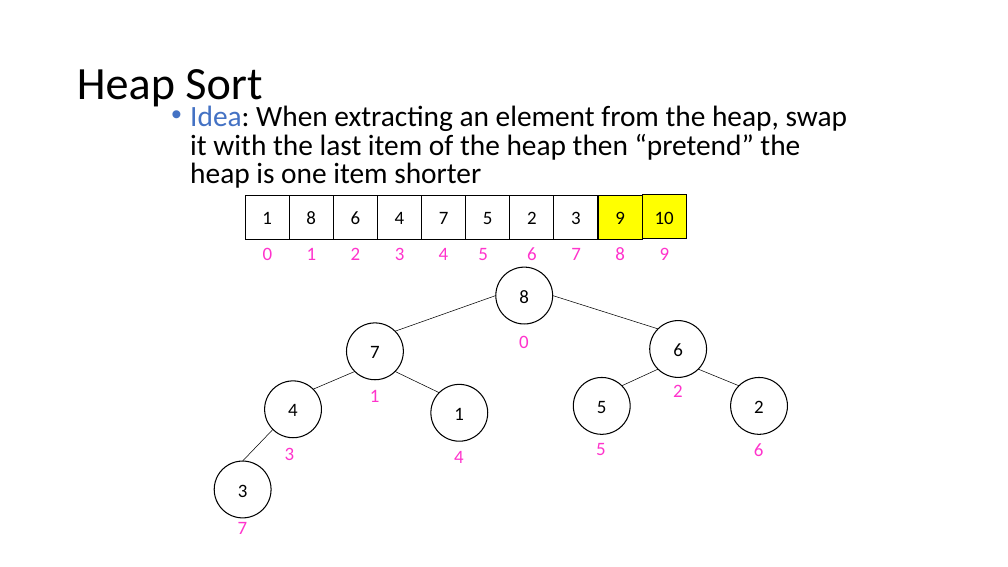
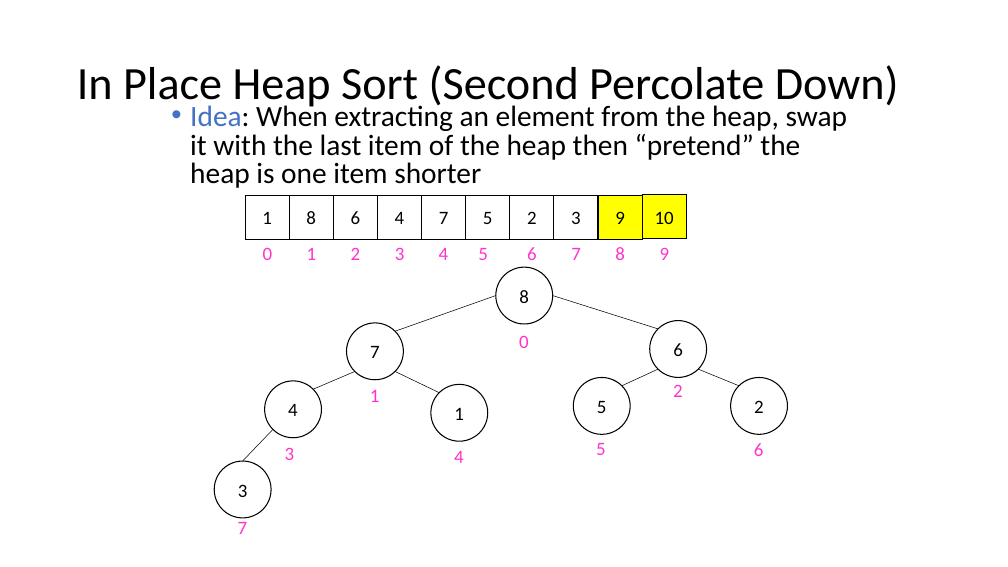
Before and after one commit to natebrunelle/cse332, a slide deck: slide 47 of markdown/files/slides/lecture12_sorting1.pptx. Drawn at 1008x567 pixels with LibreOffice and Linux fonts; fonts in the diff are those of the drawing. Boxes give left, top, right and bottom in pixels: in the first picture for what was removed or moved away, otherwise in the second. Text is boxed around its words. In the diff, an @@ line names an element or a change of style, - is before the commit and + after.

```diff
--- a/markdown/files/slides/lecture12_sorting1.pptx
+++ b/markdown/files/slides/lecture12_sorting1.pptx
@@ title at [77, 65, 899, 111]: text changed @@
-Heap Sort
+In Place Heap Sort (Second Percolate Down)
```
Also in this commit, not shown: 11 other slides changed, 27 slides removed, 11 other files.
